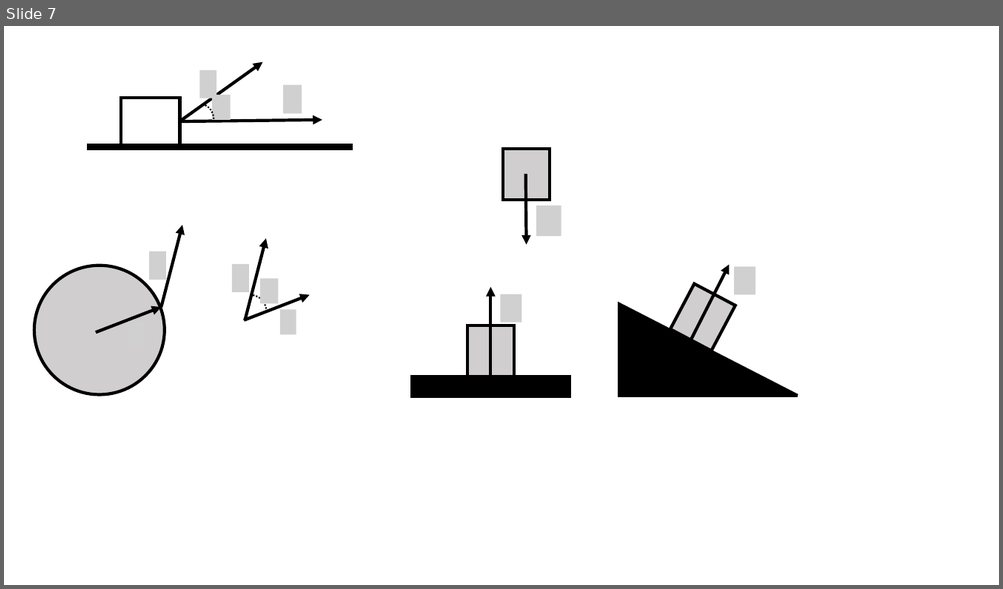
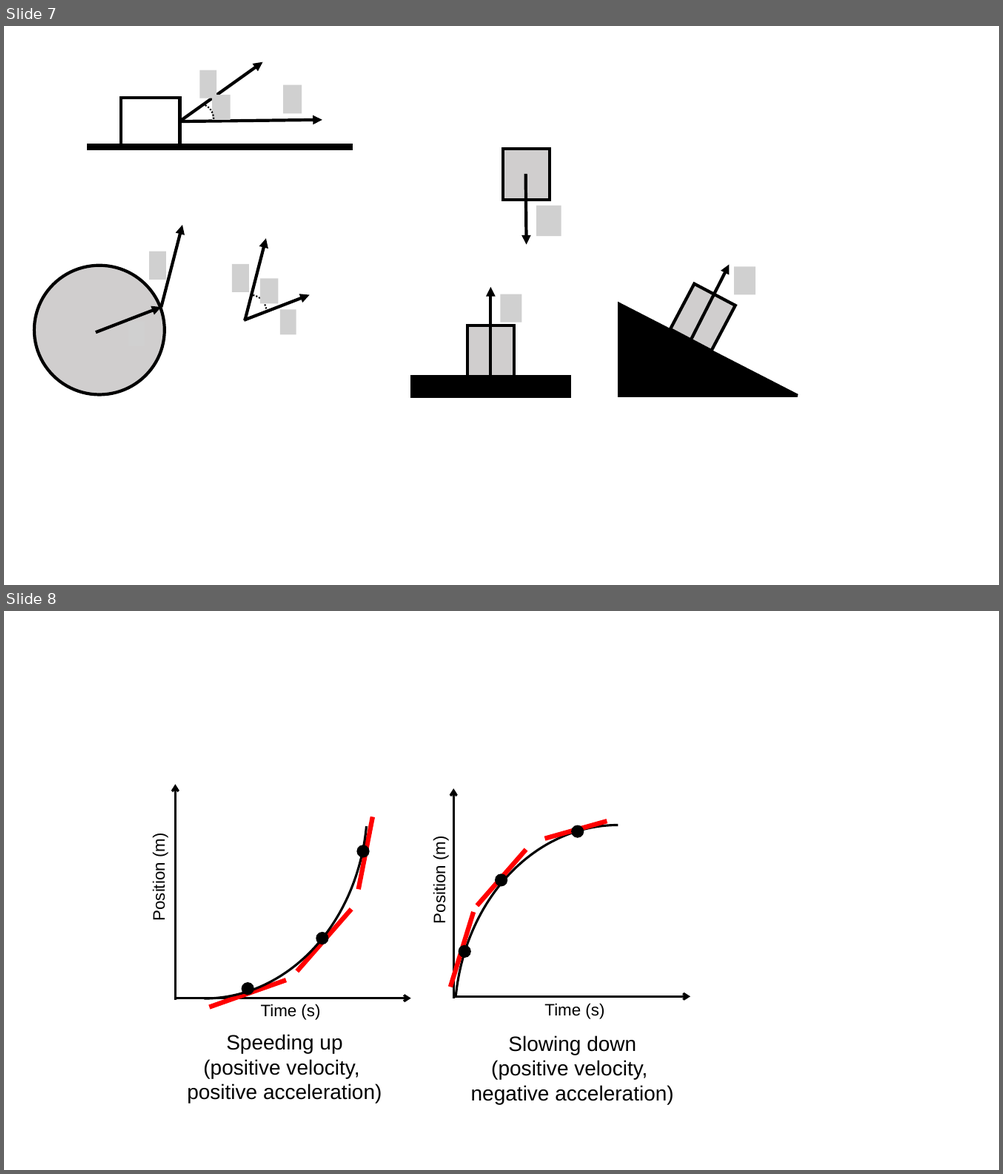
Before and after one commit to OSTP/PhysicsArtofModelling, a slide deck: tex/figures/Figures.pptx. Shown one above the other, each under a label of ours: slide 7 before the commit, slides 7 and 8 after it. The pictures are 1003x589 and 1003x1174 pixels, drawn with LibreOffice and Linux fonts; fonts in the diff are those of the drawing; grey boxes stand for pictures. Boxes give left, top, right and bottom in pixels: in the first picture for what was removed or moved away, otherwise in the second. Text is boxed around its words. In the diff, an @@ line names an element or a change of style, - is before the commit and + after.

```diff
--- a/tex/figures/Figures.pptx
+++ b/tex/figures/Figures.pptx
@@ slide 8 added at (x1=4, y1=611, x2=999, y2=1170), background #FFFFFF @@
@@ group added at (x1=40, y1=611, x2=782, y2=1170): 6 lines, 6 ellipses, 6 texts, 4 arrows, 2 arc (boxed as its full ellipse)s @@
+Speeding up
+(positive velocity,
+positive acceleration)
+Slowing down
+(positive velocity,
+negative acceleration)
+Time (s)
+Time (s)
+Position (m)
+Position (m)
```
Also in this commit, not shown: 2 other slides added, 1 slide removed, 11 other files.
